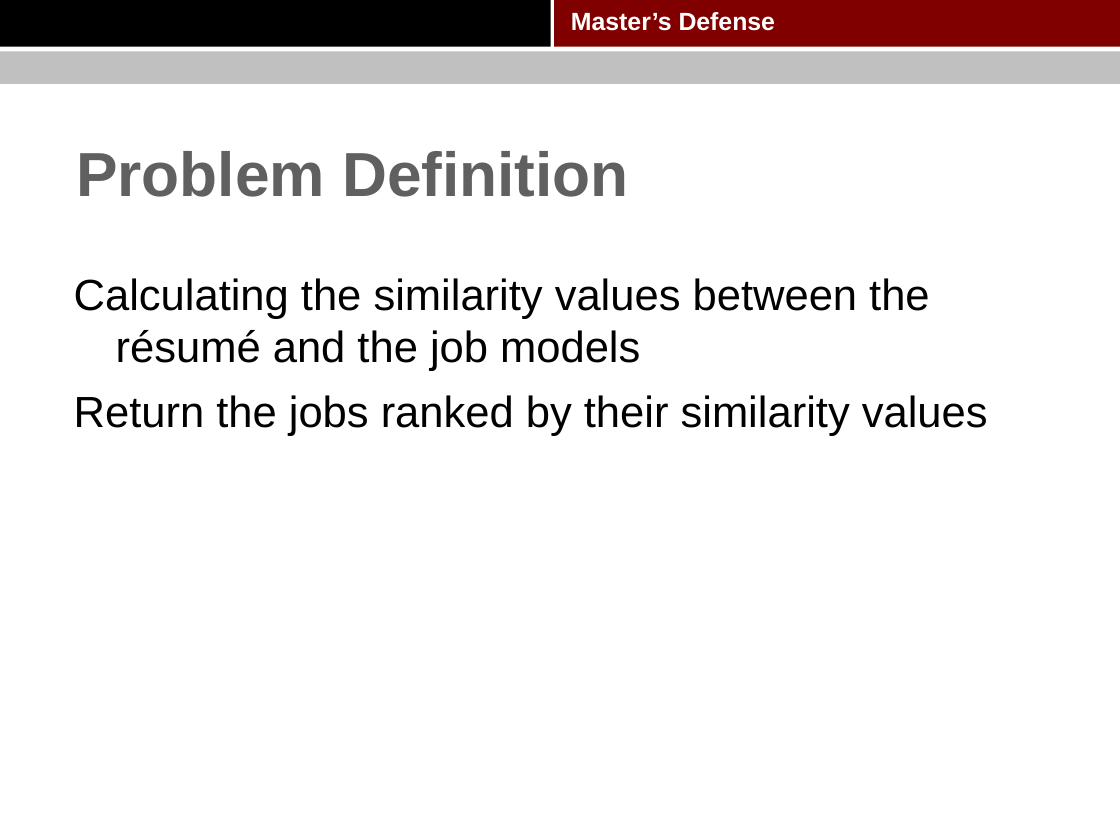
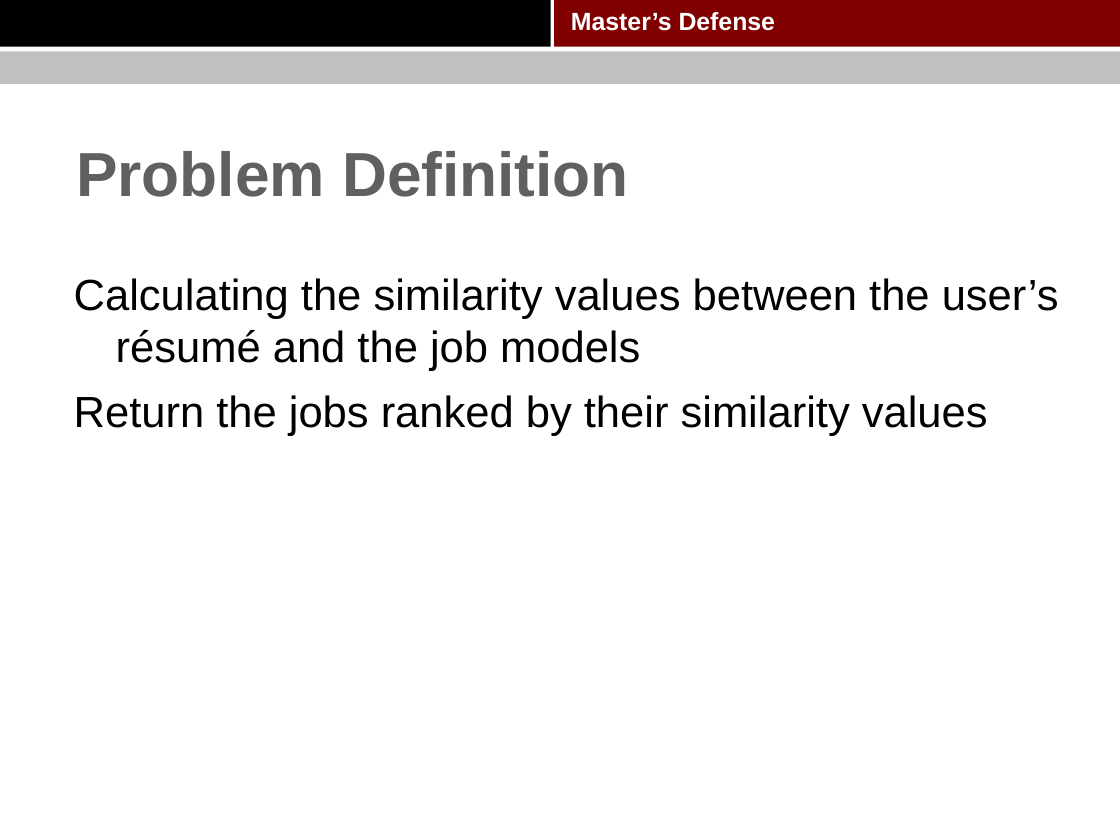
Before and after one commit to pkushiqiang/thesis, a slide deck: slide 20 of media/Master's thesis.pptx. Drawn at 1120x840 pixels with LibreOffice and Linux fonts; fonts in the diff are those of the drawing; background and template pictures are left out. Boxes give left, top, right and bottom in pixels: in the first picture for what was removed or moved away, otherwise in the second. Text is boxed around its words. In the diff, an @@ line names an element or a change of style, - is before the commit and + after.

```diff
--- a/media/Master's thesis.pptx
+++ b/media/Master's thesis.pptx
@@ text at [74,278,1059,371]: text changed @@
-Calculating the similarity values between the résumé and the job models
+Calculating the similarity values between the user’s résumé and the job models
```
Also in this commit, not shown: 18 other slides changed.
